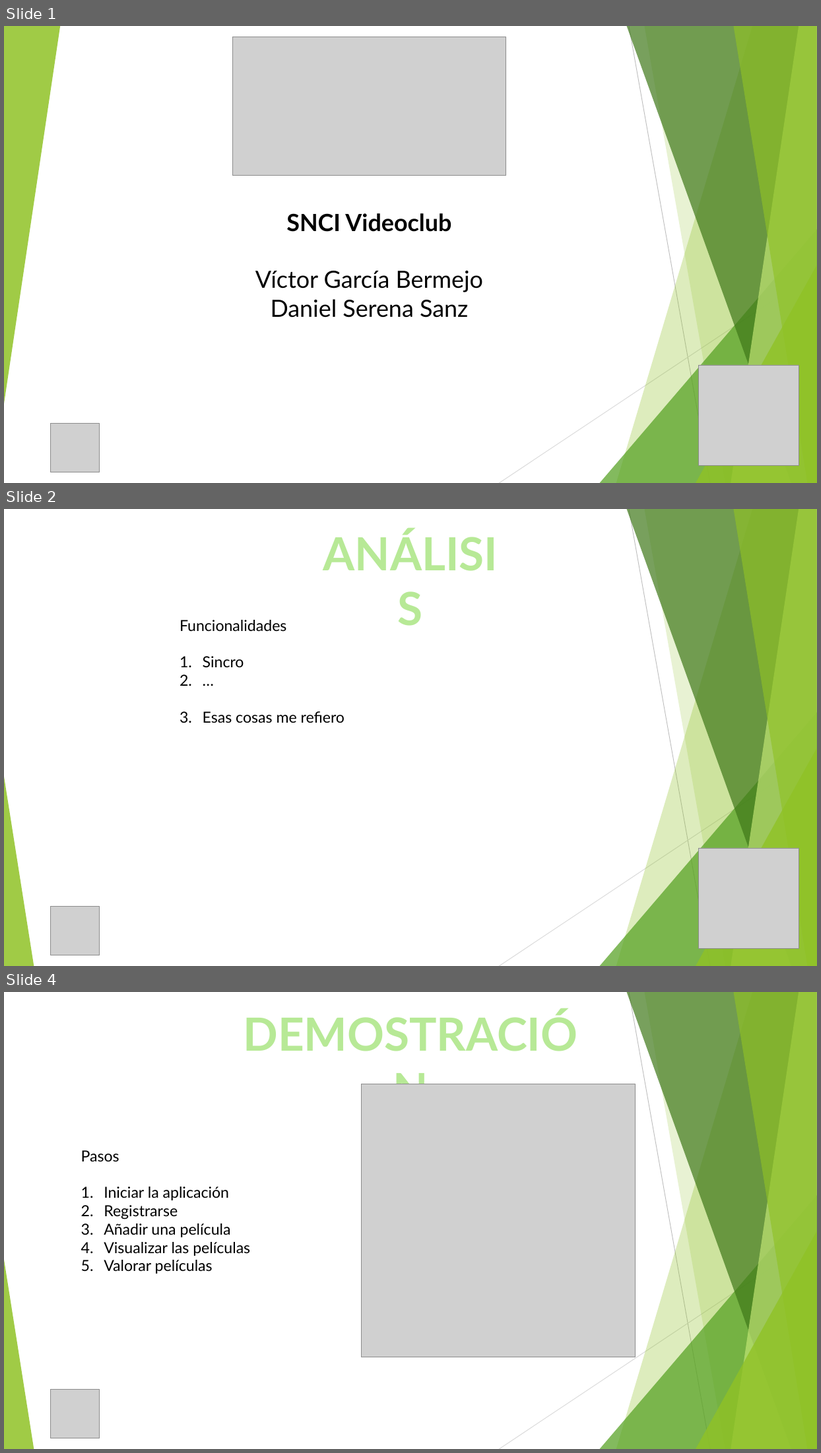
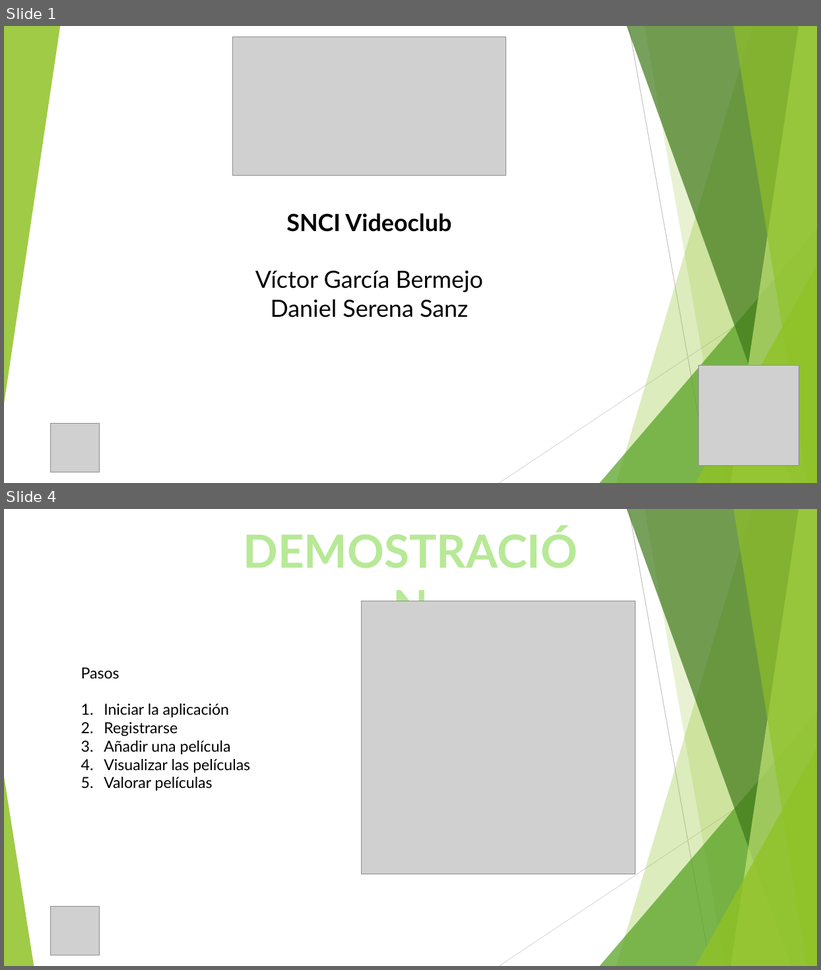
Before and after one commit to danielss24/SNCI_VUE, a slide deck: presentacion.pptx. Shown one above the other, each under a label of ours: slides 1, 2 and 4 before the commit, slides 1 and 4 after it; the slides between them are not shown. The pictures are 821x1453 and 821x970 pixels, drawn with LibreOffice and Linux fonts; fonts in the diff are those of the drawing; grey boxes stand for pictures. Boxes give left, top, right and bottom in pixels: in the first picture for what was removed or moved away, otherwise in the second. Text is boxed around its words. In the diff, an @@ line names an element or a change of style, - is before the commit and + after.

```diff
--- a/presentacion.pptx
+++ b/presentacion.pptx
@@ slide 2 removed at bbox=[4, 509, 817, 966], background #FFFFFF; not listed: 10 template elements that a slide beside it also shows @@
@@ text removed at bbox=[311, 522, 511, 584] @@
-ANÁLISIS
@@ text removed at bbox=[180, 620, 345, 723] @@
-Funcionalidades
-1. Sincro
-2. …
-3. Esas cosas me refiero
@@ picture removed at bbox=[699, 848, 799, 949] @@
@@ picture removed at bbox=[50, 907, 99, 956] @@
```
Also in this commit, not shown: 2 slides changed, 2 slides added, 1 other file.
